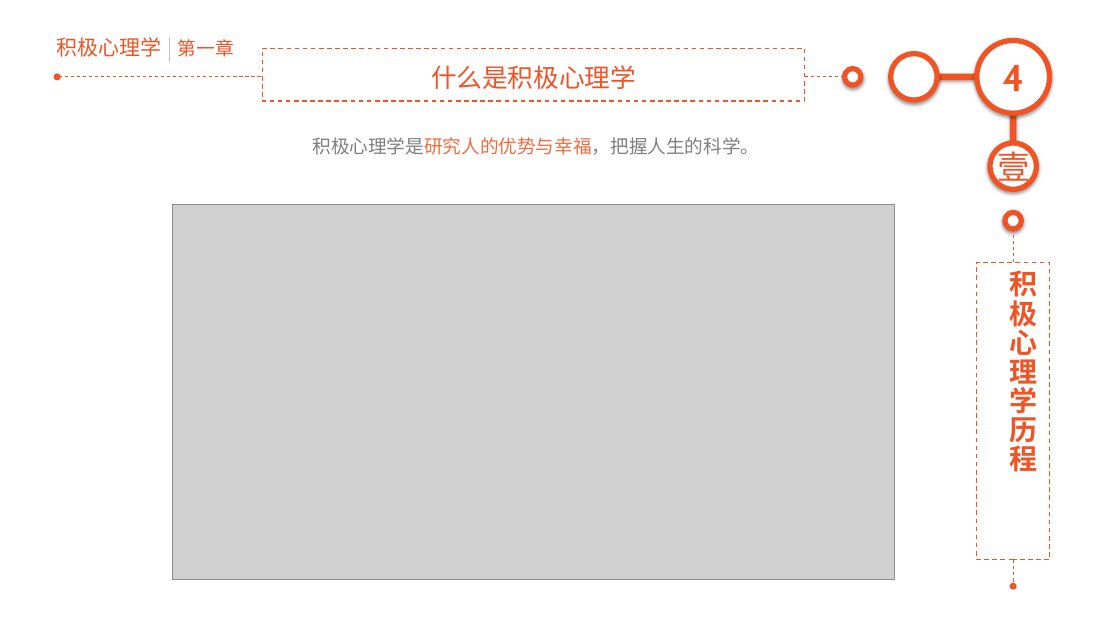
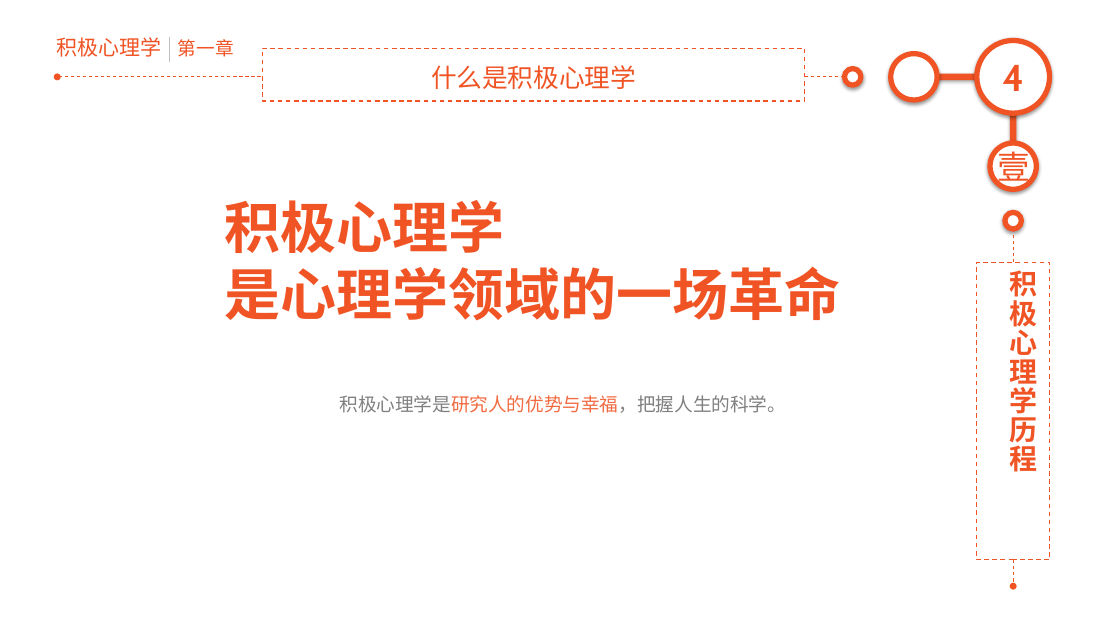
Before and after one commit to junstudys/positive-psychology, a slide deck: slide 4 of 积极心理学探索.pptx. Drawn at 1120x630 pixels with LibreOffice and Linux fonts; fonts in the diff are those of the drawing; grey boxes stand for pictures. Boxes give left, top, right and bottom in pixels: in the first picture for what was removed or moved away, otherwise in the second. Text is boxed around its words. In the diff, an @@ line names an element or a change of style, - is before the commit and + after.

```diff
--- a/积极心理学探索.pptx
+++ b/积极心理学探索.pptx
@@ picture removed at (173,204,895,580) @@
@@ text added at (224,200,840,321), 48 pt, text #F05425, bold @@
+积极心理学
+是心理学领域的一场革命
@@ text "积极心理学是研究人的优势与幸福，把握人生的科学。": place and size @@
-text "积极心理学是研究人的优势与幸福，把握人生的科学。" at (313,137,760,155)
+text "积极心理学是研究人的优势与幸福，把握人生的科学。" at (339,395,786,413)
```
Also in this commit, not shown: 1 other slide changed, 1 other file.
